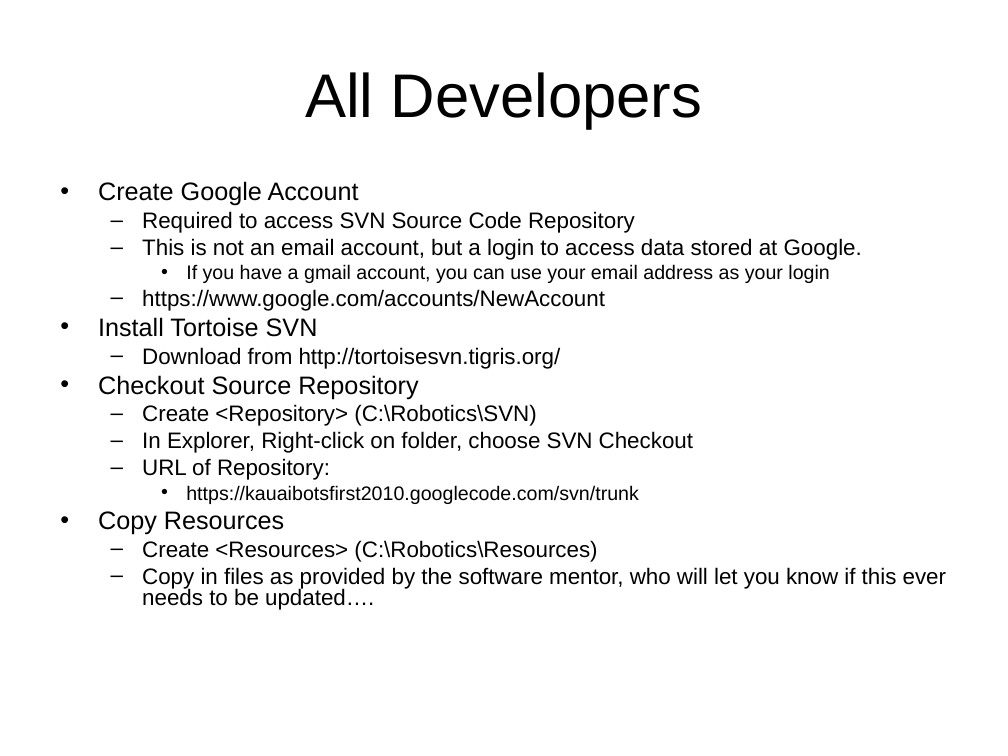
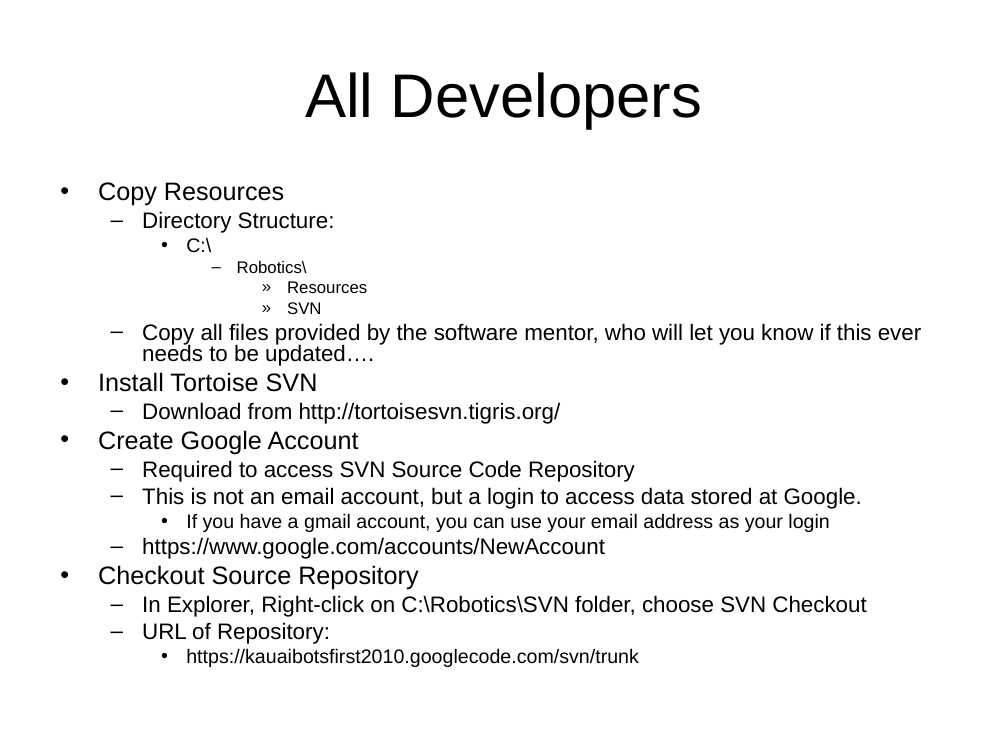
Before and after one commit to kauailabs/kauaibotsfirst2010, a slide deck: slide 2 of Documentation/Organization/DevSystemSetup.ppt. Drawn at 1008x756 pixels with LibreOffice and Linux fonts; fonts in the diff are those of the drawing. Boxes give left, top, right and bottom in pixels: in the first picture for what was removed or moved away, otherwise in the second. Text is boxed around its words. In the diff, an @@ line names an element or a change of style, - is before the commit and + after.

```diff
--- a/Documentation/Organization/DevSystemSetup.ppt
+++ b/Documentation/Organization/DevSystemSetup.ppt
@@ text at [98, 182, 921, 424]: paragraphs added @@
+• Copy Resources
+  – Directory Structure:
+    • C:\
+      – Robotics\
+        » Resources
+        » SVN
+  – Copy all files provided by the software mentor, who will let you know if this ever needs to be updated….
+• Install Tortoise SVN
+  – Download from http://tortoisesvn.tigris.org/
@@ text at [98, 317, 561, 369]: paragraphs removed @@
-• Install Tortoise SVN
-  – Download from http://tortoisesvn.tigris.org/
@@ text at [98, 511, 946, 610]: paragraphs removed @@
-• Copy Resources
-  – Create <Resources> (C:\Robotics\Resources)
-  – Copy in files as provided by the software mentor, who will let you know if this ever needs to be updated….
@@ text at [142, 595, 866, 617]: text changed @@
-  – Create <Repository> (C:\Robotics\SVN)
-  – In Explorer, Right-click on folder, choose SVN Checkout
+  – In Explorer, Right-click on C:\Robotics\SVN folder, choose SVN Checkout
```
Also in this commit, not shown: 5 other slides changed.
